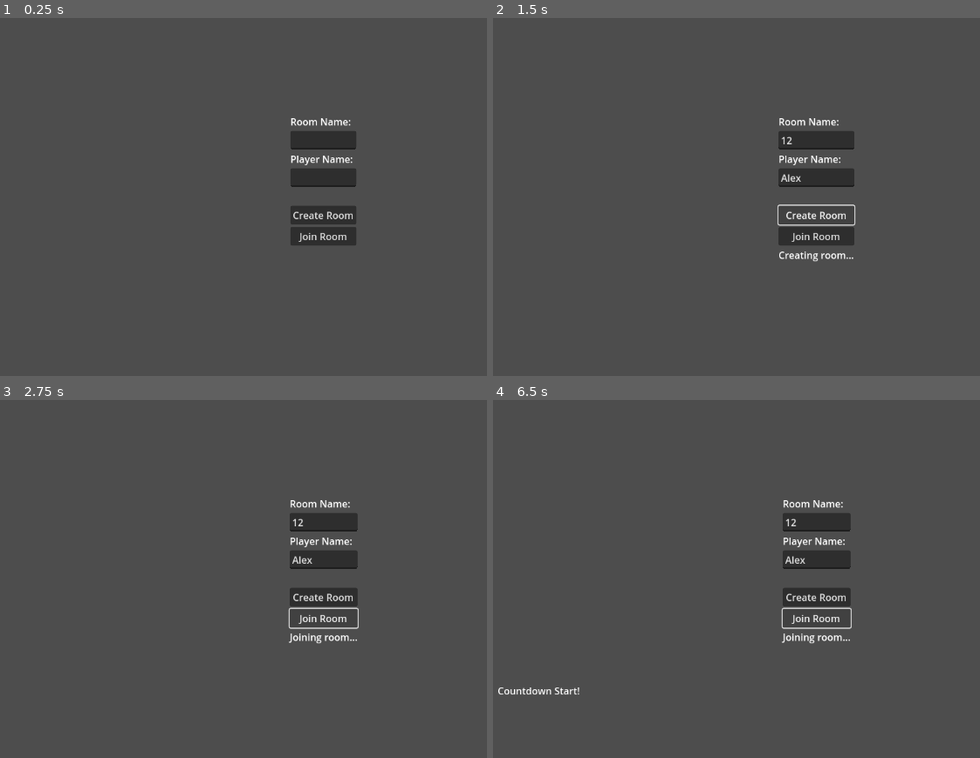
Above: before the commit, frames 1-4 (two rows, left to right).
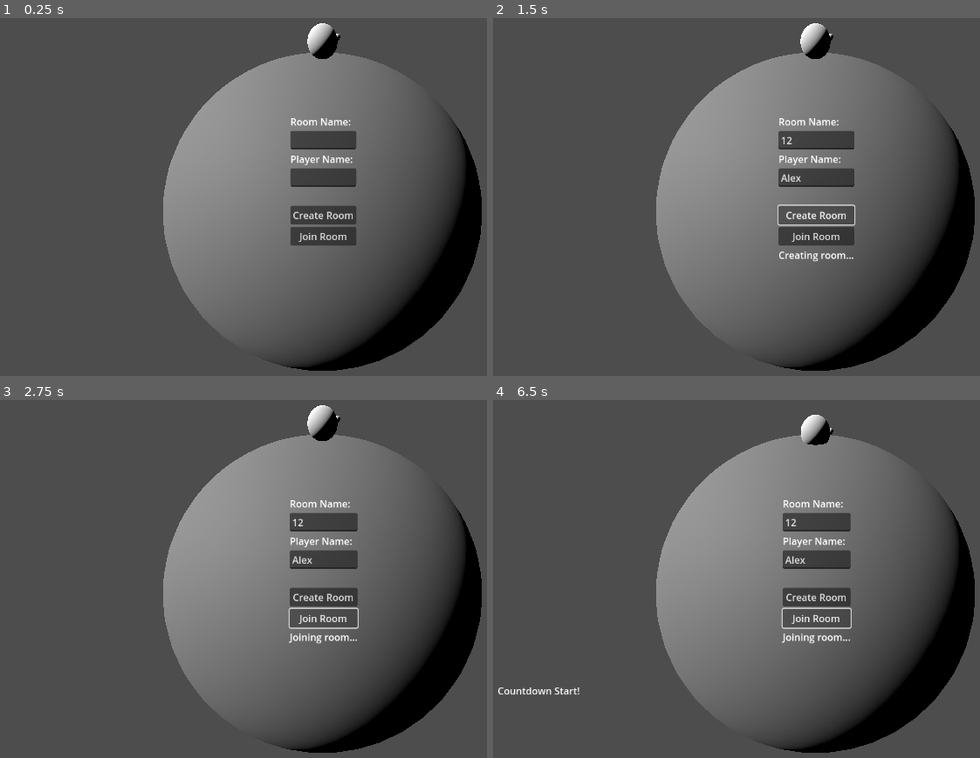
Above: after the commit, the same moments.

Repository: BenjaminMassey/battle_baos
Game: Godot game, scene res://scenes/main.tscn
Same seed, same stepped clock (60 frames per second), same inputs: the game is played once before the commit and once after it.
Inputs (mouse positions are in pixels of both pictures, inside the frame that each line leads up to):
- Up to frame 1 (0.25 s): no input
- Up to frame 2 (1.5 s): click (814, 139) at 0.52 s; type "12" at 0.6 s; click (814, 179) at 0.75 s; type "Alex" at 0.83 s; click "Create Room" at 1.25 s
- Up to frame 3 (2.75 s): click "Join Room" at 2 s
- Up to frame 4 (6.5 s): hold D (turn_right) 2.78-3.53 s; hold A (turn_left) 3.53-4.28 s; hold D (turn_right) 4.28-5.78 s; hold A (turn_left) from 5.78 s (still down); tap F5 (debug_refresh) at 6.4 s

The runs differ from the first frame. In frame 1, 29% of the frame differs, in the area x 33-99%, y 1-99%; in frame 2, 28%; in frame 3, 29%; in frame 4, 29%.
Error before the commit: Cannot call method 'get_as_text' on a null value. (res://scripts/multiplayer.gd:116)
Error after the commit: Cannot call method 'get_as_text' on a null value. (res://scripts/multiplayer.gd:117)

Commit message:
Large overhaul to codebase and setup: almost entirely not related to functionality

Diff:
--- a/project.godot
+++ b/project.godot
@@ -14,6 +14,10 @@
 run/main_scene="res://scenes/main.tscn"
 config/features=PackedStringArray("4.4", "Mobile")
 config/icon="res://icon.svg"
+
+[autoload]
+
+Global="*res://scripts/global.gd"
 
 [input]
 
--- a/scenes/main.tscn
+++ b/scenes/main.tscn
@@ -1,7 +1,6 @@
-[gd_scene load_steps=7 format=3 uid="uid://cn6vxddmkbjfw"]
+[gd_scene load_steps=6 format=3 uid="uid://cn6vxddmkbjfw"]
 
 [ext_resource type="PackedScene" uid="uid://do1s3dw6r6fu" path="res://scenes/player.tscn" id="1_k4j4q"]
-[ext_resource type="Script" uid="uid://dfg66kwnvttym" path="res://scripts/main.gd" id="1_qxh3b"]
 [ext_resource type="Script" uid="uid://dg23qc43rexnc" path="res://scripts/camera.gd" id="3_kfpbu"]
 [ext_resource type="Script" uid="uid://bbwdj7sywm7xc" path="res://scripts/multiplayer.gd" id="4_3otew"]
 [ext_resource type="Script" uid="uid://b47q88jvefixb" path="res://scripts/log.gd" id="6_tefeu"]
@@ -12,7 +11,6 @@
 
 [node name="main" type="Node3D" parent="."]
 unique_name_in_owner = true
-script = ExtResource("1_qxh3b")
 
 [node name="game" type="Node3D" parent="main"]
 
--- a/scripts/camera.gd
+++ b/scripts/camera.gd
@@ -1,14 +1,14 @@
 extends Camera3D
 
-@export var player: Node3D;
+@export var player: Player;
 @export var distance: float = 5.0;
 
 func _process(delta: float) -> void:
-	if !%main.game_running:
+	if Global.state != Global.State.Game:
 		return;
-	var p_pos = player.global_position;
-	var w_pos = Vector3.ZERO;
+	var p_pos = self.player.global_position;
+	var w_pos = Global.world["position"];
 	var w_p_line = (p_pos - w_pos).normalized();
-	position = p_pos + w_p_line * distance;
+	self.position = p_pos + w_p_line * distance;
 
-	look_at(p_pos, player.forward_vec * Quaternion(w_p_line, 1.5 * PI));
+	look_at(p_pos, self.player.player_data["forward"] * Quaternion(w_p_line, 1.5 * PI));
--- /dev/null
+++ b/scripts/global.gd
@@ -0,0 +1,26 @@
+extends Node;
+
+enum State {
+	Menu,
+	Game
+};
+var state = State.Menu;
+
+var world = {
+	"position": Vector3.ZERO,
+	"radius": 7.5,
+}; # TODO: actually apply this to the world node, somehow
+
+var player_radius = 0.5; # TODO: probably want connected to real player instance or something
+
+var player_spawn_points: Array[Vector3] = [
+	Vector3(0, world["radius"] + (player_radius * 0.5), 0),
+	Vector3(0, 0, world["radius"] + (player_radius * 0.5)),
+	Vector3(world["radius"] + (player_radius * 0.5), 0, 0),
+	Vector3(0, -1.0 * (world["radius"] + (player_radius * 0.5)), 0),
+	Vector3(0, 0, -1.0 * (world["radius"] + (player_radius * 0.5))),
+	Vector3(-1.0 * (world["radius"] + (player_radius * 0.5)), 0, 0)
+];
+# TODO: many more player_spawns, real ordering
+# TODO: use world["position"]
+# TODO: I don't love this being here, in general
--- a/scripts/main.gd
+++ /dev/null
@@ -1,16 +0,0 @@
-extends Node3D
-
-var game_running = false;
-
-func _ready() -> void:
-	while $game == null or $menu == null:
-		await get_tree().create_timer(0.1).timeout
-	show_gui();
-
-func show_gui() -> void:
-	$game.visible = false;
-	$menu.visible = true;
-
-func show_game() -> void:
-	$game.visible = true;
-	$menu.visible = false;
--- a/scripts/multiplayer.gd
+++ b/scripts/multiplayer.gd
@@ -1,42 +1,42 @@
 extends Node
 
-@export var player: Node3D;
+@export var player: Player;
 
 var player_scene = preload("res://scenes/player.tscn")
 
 var connected = false;
-var udp := PacketPeerUDP.new()
-var server_address = "127.0.0.1"
-var http_port = 8080
-var udp_port = 8081
-var room_id = ""
-var player_name = ""
+var udp := PacketPeerUDP.new();
+var server_address = "127.0.0.1";
+var http_port = 8080;
+var udp_port = 8081;
+var room_id = "";
+var player_name = "";
 var position_tweens: Dictionary;
 
 func _process(delta):
-	if !%main.game_running:
+	if Global.state != Global.State.Game:
 		return;
-	if !connected:
-		udp.connect_to_host(server_address, udp_port)
-		connected = true;
+	if !self.connected:
+		self.udp.connect_to_host(self.server_address, self.udp_port)
+		self.connected = true;
 	var player_message: Dictionary = {
-		"room_id": room_id,
-		"player_id": player_name,
+		"room_id": self.room_id,
+		"player_id": self.player_name,
 		"state": {
-			"alive": player.alive,
-			"position": [player.global_position.x, player.global_position.y, player.global_position.z],
-			"rotation": [player.rotation.x, player.rotation.y, player.rotation.z]
+			"alive": self.player.player_state != Player.State.Dead,
+			"position": [self.player.global_position.x, self.player.global_position.y, self.player.global_position.z],
+			"rotation": [self.player.rotation.x, self.player.rotation.y, self.player.rotation.z]
 		}
 	}
 	var out_message: Dictionary = {
 		"tag": "player_message",
 		"data": JSON.stringify(player_message)
 	};
-	udp.put_packet(JSON.stringify(out_message).to_utf8_buffer())
+	self.udp.put_packet(JSON.stringify(out_message).to_utf8_buffer())
 	#print("Sent to server: ", message)
 
-	if udp.get_available_packet_count() > 0:
-		var response = udp.get_packet()
+	if self.udp.get_available_packet_count() > 0:
+		var response = self.udp.get_packet()
 		if response != null:
 			var in_message = JSON.parse_string(response.get_string_from_utf8());
 			#print("Received from server: ", in_message)
@@ -67,19 +67,19 @@
 		var state = data["state"]["data"][name]["state"];
 		if !state["alive"]:
 			dead_count += 1;
-		if name == player_name:
+		if name == self.player_name:
 			var player_index = int(data["state"]["data"][name]["index"]);
-			player.player_spawn = player.player_spawns[player_index];
+			self.player.player_data["spawn"] = Global.player_spawn_points[player_index];
 			continue;
 		var peer = get_node(name);
 		if peer == null:
 			peer = player_scene.instantiate();
 			add_child(peer);
 			peer.name = name;
-			peer.is_peer = true;
-			%gui.find_child("log").message("Player \"" + name + "\" joined.");
+			peer.player_type = Player.Type.Peer;
+			%gui.find_child("log").message("Player \"" + name + "\" joined."); # TODO: better easier logging
 			#TODO: don't really wanna force reset, should be waiting state
-			player.reset();
+			self.player.reset();
 			for child in get_children():
 				if child.name == "HTTPRequest":
 					continue; #TODO: exclude HTTPRequest better ahh
@@ -99,52 +99,59 @@
 		if child.name not in player_names:
 			%gui.find_child("log").message("Player \"" + child.name + "\" left.");
 			child.queue_free();
-	if dead_count == get_child_count() and !player.countdown_running:
+	if dead_count == get_child_count() and player.player_state != Player.State.Waiting: # TODO: other player states?
 		print("RESET TIME");
-		player.reset();
+		self.player.reset();
+		self.player.player_state = Player.State.Waiting;
 		for child in get_children():
 			if child.name == "HTTPRequest":
 				continue; #TODO: exclude HTTPRequest better ahh
 			child.reset();
-			child.alive = true; #TODO: shouldn't be needed
+			child.player_state = Player.State.Waiting;
 
 func _on_create_button_pressed() -> void:
 	print("create button");
-	room_id = %menu.find_child("input").find_child("room_edit").text;
-	player_name = %menu.find_child("input").find_child("player_edit").text;
+	self.room_id = %menu.find_child("input").find_child("room_edit").text;
+	self.player_name = %menu.find_child("input").find_child("player_edit").text;
 	%menu.find_child("input").find_child("info_text").text = "Creating room...";
 	var auth = FileAccess.open("res://auth.key", FileAccess.READ).get_as_text();
 	var data = {
 		"auth_key": auth,
-		"room_id": room_id
+		"room_id": self.room_id
 	};
 	var json = JSON.stringify(data);
-	var url = "http://" + server_address + ":" + str(http_port) + "/createRoom";
+	var url = "http://" + self.server_address + ":" + str(self.http_port) + "/createRoom";
 	var headers = ["Content-Type: application/json"];
 	$HTTPRequest.request(url, headers, HTTPClient.METHOD_POST, json);
+# TODO: less reliance on % and find_child calls
 
 func _on_join_button_pressed() -> void:
 	print("join button");
-	room_id = %menu.find_child("input").find_child("room_edit").text;
-	player_name = %menu.find_child("input").find_child("player_edit").text;
+	self.room_id = %menu.find_child("input").find_child("room_edit").text;
+	self.player_name = %menu.find_child("input").find_child("player_edit").text;
 	%menu.find_child("input").find_child("info_text").text = "Joining room...";
 	var auth = FileAccess.open("res://auth.key", FileAccess.READ).get_as_text();
 	var data = {
 		"auth_key": auth,
-		"room_id": room_id
+		"room_id": self.room_id
 	};
 	var json = JSON.stringify(data);
-	var url = "http://" + server_address + ":" + str(http_port) + "/checkRoom";
+	var url = "http://" + self.server_address + ":" + str(self.http_port) + "/checkRoom";
 	var headers = ["Content-Type: application/json"];
 	$HTTPRequest.request(url, headers, HTTPClient.METHOD_GET, json);
+# TODO: less reliance on % and find_child calls
+# TODO: very similar to create button: simplify
 
 func _on_http_request_request_completed(result: int, response_code: int, headers: PackedStringArray, body: PackedByteArray) -> void:
-	if result == HTTPRequest.RESULT_SUCCESS and response_code == 200:
-		%main.show_game();
-		%main.game_running = true;
+	if result == HTTPRequest.RESULT_SUCCESS and response_code == 200 and (body.get_string_from_utf8() == "Room exists." or body.get_string_from_utf8() == "Room created.") : # TODO: better
+		Global.state = Global.State.Game;
+		%menu.hide();
+		# TODO: combine two lines above via global-style signal-ing
+		self.player.player_state = Player.State.Waiting;
 	else:
 		var message = body.get_string_from_utf8();
 		if message.is_empty() and response_code == 0:
 			message = "Connection timed out.";
 		print("[", response_code, "] ", message);
 		%menu.find_child("input").find_child("info_text").text = message;
+# TODO: less reliance on % and find_child calls
--- a/scripts/player.gd
+++ b/scripts/player.gd
@@ -1,104 +1,116 @@
 extends Node3D
 
-var world_position: Vector3 = Vector3.ZERO;
-var world_radius: float = 7.5;
-var player_radius: float = 1.0;
-var player_spawn: Vector3 = Vector3(0, world_radius + (player_radius * 0.5), 0);
-var player_spawns: Array[Vector3] = [
-	Vector3(0, world_radius + (player_radius * 0.5), 0),
-	Vector3(0, 0, world_radius + (player_radius * 0.5)),
-	Vector3(world_radius + (player_radius * 0.5), 0, 0),
-	Vector3(0, -1.0 * (world_radius + (player_radius * 0.5)), 0),
-	Vector3(0, 0, -1.0 * (world_radius + (player_radius * 0.5))),
-	Vector3(-1.0 * (world_radius + (player_radius * 0.5)), 0, 0)
-]; # TODO: many more player_spawns, real ordering
-var player_position: Vector3 = player_spawn;
-var forward_vec: Vector3 = Vector3.RIGHT;
-var rotation_speed: float = 0.5;
-var turn_speed: float = 1.5;
-var current_height: float = 0;
-var jump_height: float = 0.15;
-var jump_up_time: float = 1.0;
-var jump_down_time: float = 1.0;
-var jumping: bool = false;
-var jump_tween;
-var alive: bool = true;
-var is_peer: bool = false;
-var countdown_running = false;
-var countdown_done = false;
+class_name Player;
+
+enum Type {
+	Host, ## player actually being controlled by this instance of the game
+	Peer, ## an entity created and managed by multiplayer.gd
+};
+var player_type = Type.Host; # changed by multiplayer.gd for peers
+
+enum State {
+	Playing, ## in an active game, and alive, so actively moving+doing
+	Waiting, ## in a game, but waiting for it to start
+	Dead, ## in an active game, but dead
+	Inactive ## not being used, such as in the menu
+};
+var player_state = State.Inactive; # starting in menu
+
+@onready var player_data = {
+	"radius": $sphere.radius,
+	"spawn": Global.player_spawn_points[0], # changed later by multiplayer.gd
+	"position": Global.player_spawn_points[0], # changed by input if host, multiplayer.gd if peer
+	"forward": Vector3.RIGHT, # TODO: probably want diff for diff spawns?
+	"current_height": 0.0,
+	"jumping": false,
+};
+
+@export var player_movement = {
+	"rotation_speed": 0.5,
+	"turn_speed": 1.5,
+	"jump_height": 0.15,
+	"jump_time": {
+		"up": 1.0,
+		"down": 1.0,
+	},
+}
+
+var jump_tween = null;
 
 func _ready() -> void:
-	var start_game = func():
-		countdown_done = true;
-		countdown_running = false;
-		if !is_peer:
-			var log = get_tree().get_root().find_child("gui", true, false).find_child("log");
-			log.message("Go!");
 	$timer.connect("timeout", start_game);
+	face_forward();
 
 func _process(delta: float) -> void:
 	if Input.is_action_just_pressed("debug_refresh") and OS.is_debug_build():
 		reset();
-	if !get_tree().get_root().find_child("main", true, false).game_running:
+	if Global.state != Global.State.Game or self.player_type == Type.Peer:
 		return;
-	if !alive || is_peer:
-		return;
-	if !countdown_done:
-		if !countdown_running:
-			countdown();
-		return;
-	var world_intersection = (global_position - world_position).normalized();
+	match self.player_state:
+		State.Playing:
+			move_and_look(delta);
+		State.Waiting:
+			if $timer.is_stopped():
+				$timer.start();
+			# TODO: probably want more of a countdown-ing state, and timer start can be triggered by all player's "ready" status
+
+func move_and_look(delta: float) -> void:
+	var world_intersection = (global_position - Global.world["position"]).normalized();
 	if Input.is_action_pressed("turn_right"):
-		forward_vec *= Quaternion(world_intersection, turn_speed * delta);
+		self.player_data["forward"] *= Quaternion(world_intersection, self.player_movement["turn_speed"] * delta);
 	if Input.is_action_pressed("turn_left"):
-		forward_vec *= Quaternion(world_intersection, -turn_speed * delta);
+		self.player_data["forward"] *= Quaternion(world_intersection, self.player_movement["turn_speed"] * delta * -1.0);
 	if Input.is_action_just_pressed("jump"):
 		jump();
-	var forward_rotation = Quaternion(forward_vec, rotation_speed * delta)
-	player_position *= forward_rotation;
-	var player_origin = player_position * (1.0 + current_height);
+	var forward_rotation = Quaternion(self.player_data["forward"], self.player_movement["rotation_speed"] * delta)
+	self.player_data["position"] *= forward_rotation;
+	var player_origin = self.player_data["position"] * (1.0 + self.player_data["current_height"]);
 	transform.origin = player_origin;
 	look_at(forward_rotation * player_origin);
 
+func start_game() -> void:
+	print("start game");
+	self.player_state = State.Playing;
+	if self.player_type == Type.Host:
+		var log = get_tree().get_root().find_child("gui", true, false).find_child("log"); # TODO: better global-ing
+		log.message("Go!");
+
 func jump() -> void:
-	if jumping:
+	if self.player_data["jumping"]:
 		return;
-	jumping = true;
-	jump_tween = get_tree().create_tween();
-	jump_tween.tween_property(self, "current_height", jump_height, jump_up_time);
+	self.player_data["jumping"] = true;
+	self.jump_tween = get_tree().create_tween();
+	self.jump_tween.tween_property(self, "player_data:current_height", self.player_movement["jump_height"], self.player_movement["jump_time"]["up"]);
 	var jump_down = func():
-		jump_tween = get_tree().create_tween();
-		jump_tween.tween_property(self, "current_height", 0.0, jump_down_time);
+		self.jump_tween = get_tree().create_tween();
+		self.jump_tween.tween_property(self, "player_data:current_height", 0.0, self.player_movement["jump_time"]["down"]);
 		var jump_finish = func():
-			jumping = false;
-		jump_tween.tween_callback(jump_finish);
-	jump_tween.tween_callback(jump_down);
+			self.player_data["jumping"] = false;
+		self.jump_tween.tween_callback(jump_finish);
+	self.jump_tween.tween_callback(jump_down);
 
 func die() -> void:
-	if !alive:
-		return;
-	alive = false;
-	#var tween = get_tree().create_tween();
-	#tween.tween_property(self, "scale", Vector3(0.25, 0.25, 0.25), 1);
-	#TODO: really want a fade, actually, if anything
-
-func countdown() -> void:
-	countdown_running = true;
-	$timer.start();
+	if self.player_state == State.Playing:
+		self.player_state = State.Dead; # TODO: some death animation
 
 func reset() -> void:
 	# TODO: on initial join, player_spawn set too late to apply
-	if !is_peer: # let multiplayer.gd handle peer positioning
-		player_position = player_spawn;
-		transform.origin = player_spawn;
-		forward_vec = Vector3.RIGHT;
-		var log = get_tree().get_root().find_child("gui", true, false).find_child("log");
+	if self.player_type == Type.Host: # multiplayer.gd will handle peer positioning
+		self.player_data["position"] = self.player_data["spawn"];
+		transform.origin = self.player_data["spawn"];
+		self.player_data["forward"] = Vector3.RIGHT; # TODO: probably want diff for diff spawns?
+		face_forward();
+		# TODO: feel like should reset jump values, but cannot get it to work
+		var log = get_tree().get_root().find_child("gui", true, false).find_child("log"); # TODO: better global-ing
 		log.message("Countdown Start!");
 	$trail.destroy_points();
-	alive = true;
-	if jump_tween:
-		jump_tween.stop();
-	jumping = false;
-	current_height = 0;
-	countdown_done = false;
-	countdown_running = false;
+	self.player_state = State.Waiting;
+	$timer.stop();
+
+func face_forward() -> void:
+	var p_pos = self.player_data["spawn"];
+	var w_pos = Global.world["position"];
+	var w_p_line = (p_pos - w_pos).normalized();
+	var forward_rotation = Quaternion(Vector3.RIGHT, 0.05 * PI);
+	look_at(forward_rotation * p_pos, Vector3.RIGHT);
+# TODO: make more dynamic: currently not usable on _ready() or $timer.start, for example
--- a/scripts/trail.gd
+++ b/scripts/trail.gd
@@ -1,26 +1,28 @@
 extends Node3D
 
-@export var player: Node3D;
+@export var player: Player;
+var trail_point = preload("res://scenes/trail_point.tscn");
 
-var trail_point = preload("res://scenes/trail_point.tscn");
+var positions = {}; # HashSet as a Dict
 var points: Array[Node3D] = [];
 
-var main_node;
-var player_node;
-
 func _ready() -> void:
-	main_node = get_tree().get_root().find_child("main", true, false);
-	player_node = get_tree().get_root().find_child("player", true, false);
+	pass;
 
 func _on_timer_timeout() -> void:
-	if player.is_peer:
-		print(main_node.game_running, ".", player_node.countdown_running, ".", player.alive);
-	if !main_node.game_running or player_node.countdown_running or (!player.alive and !player.is_peer):
+	if self.player.player_type == Player.Type.Host and (Global.state != Global.State.Game or self.player.player_state != Player.State.Playing):
 		return;
-	var point = trail_point.instantiate();
-	points.append(point);
-	get_tree().get_root().add_child(point);
-	point.transform.origin = player.transform.origin;
+	make_point(self.player.transform.origin);
+
+func make_point(pos: Vector3) -> void:
+	if self.positions.has(pos):
+		return;
+	else:
+		self.positions[pos] = null; # emulating hashset: value doesn't matter
+	var point = self.trail_point.instantiate();
+	self.points.append(point);
+	get_tree().get_root().add_child(point); #TODO: add somewhere better
+	point.transform.origin = pos;
 	player_align(point);
 	enable_delay(point);
 
@@ -31,7 +33,7 @@
 	timer.one_shot = true;
 	timer.wait_time = 0.05;
 	var look = func():
-		point.look_at(player.global_position, player.forward_vec);
+		point.look_at(self.player.global_position, self.player.player_data["forward"]);
 	timer.connect("timeout", look);
 	timer.start();
 
@@ -49,10 +51,11 @@
 	timer.start();
 
 func _on_area_area_entered(area: Area3D) -> void:
-	if !player.is_peer:
-		player.die();
+	if self.player.player_type == Player.Type.Host:
+		self.player.die();
 
 func destroy_points() -> void:
-	for point in points:
+	for point in self.points:
 		point.queue_free();
-	points.clear();
+	self.points.clear();
+	self.positions.clear();
Not shown, changed: export_presets.cfg
Renamed: scripts/main.gd.uid -> scripts/global.gd.uid
